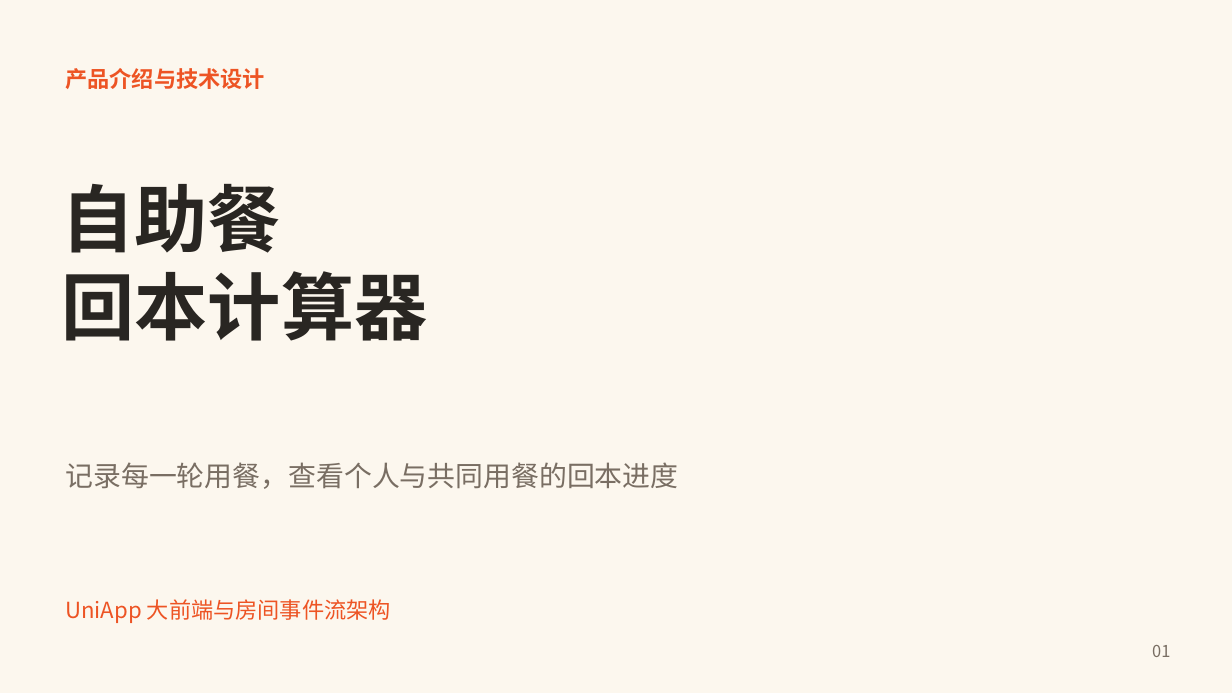
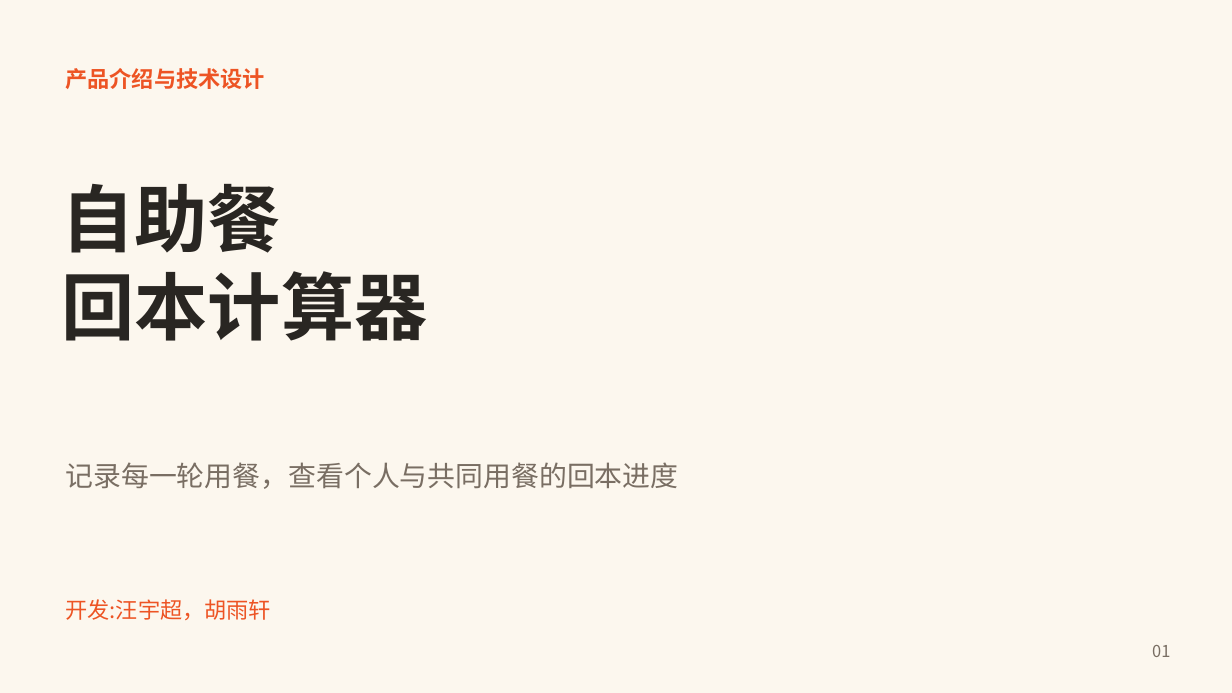
Before and after one commit to sans-jonny/buffet-break-even, a slide deck: slide 1 of output/自助餐回本计算器_产品介绍_25页_含截图.pptx. Drawn at 1232x693 pixels with LibreOffice and Linux fonts; fonts in the diff are those of the drawing. Boxes give left, top, right and bottom in pixels: in the first picture for what was removed or moved away, otherwise in the second. Text is boxed around its words. In the diff, an @@ line names an element or a change of style, - is before the commit and + after.

```diff
--- a/output/自助餐回本计算器_产品介绍_25页_含截图.pptx
+++ b/output/自助餐回本计算器_产品介绍_25页_含截图.pptx
@@ text at [65, 599, 271, 620]: text changed @@
-UniApp 大前端与房间事件流架构
+开发:汪宇超，胡雨轩
```
Also in this commit, not shown: 3 other slides changed, 4 other files.
